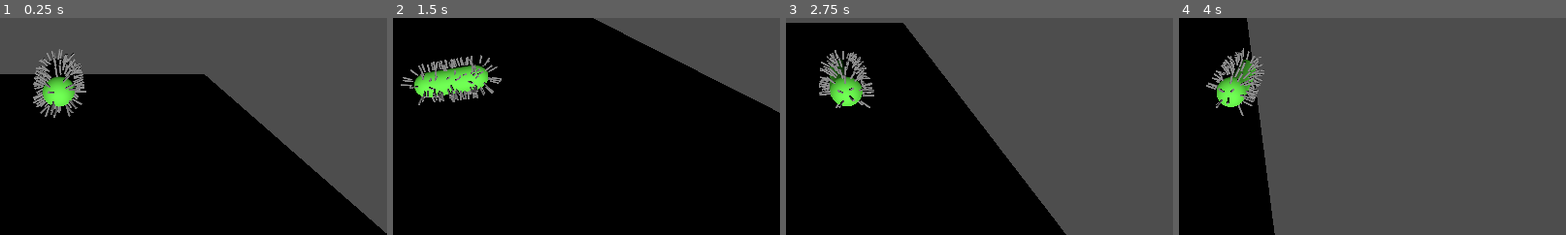
Above: before the commit, frames 1-4 (left to right).
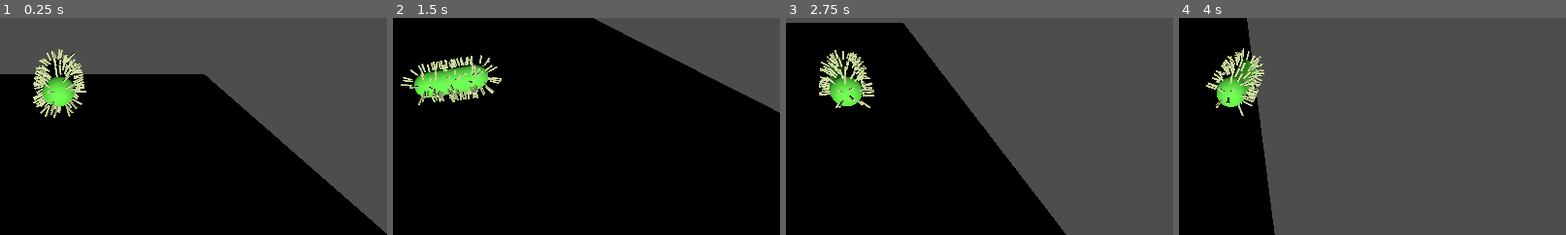
Above: after the commit, the same moments.

Repository: NR5P/bio-mission
Game: Godot game, scene res://main.tscn
Two runs of this game, one before a commit and one after it. Both use one fixed random seed, a clock stepped at 60 frames per second and the inputs below.
Inputs:
- Up to frame 1 (0.25 s): no input
- Up to frame 2 (1.5 s): hold D 0.53-1.28 s; hold Shift 0.53-1.28 s; tap Space at 0.77 s; hold S from 1.28 s (still down); tap Shift at 1.35 s
- Up to frame 3 (2.75 s): tap Space at 1.52 s; release S at 2.03 s; hold D from 2.03 s (still down); hold Shift from 2.03 s (still down)
- Up to frame 4 (4 s): release D at 2.78 s; release Shift at 2.78 s; hold W 2.78-3.53 s; tap Shift at 2.85 s; tap Space at 3.02, 3.77 s; hold A from 3.53 s (still down); hold Shift from 3.53 s (still down)
The pictures show only the part of the screen within x 42-92%, y 50-100%; the shares and areas given below are measured in that part.

The runs differ from the first frame. In frame 1, 1.6% of the frame differs, in the area x 8-23%, y 14-46%; in frame 2, 1.4%; in frame 3, 1.3%; in frame 4, 1.2%.

Commit message:
hairs color

Diff:
--- a/hairs.gd
+++ b/hairs.gd
@@ -1,31 +1,43 @@
 extends Node3D
 
-@export var hair_count := 140
-@export var hair_length := 0.30
-@export var hair_thickness := 0.03
+@export var hair_count: int = 140
+@export var hair_length: float = 0.30
+@export var hair_thickness: float = 0.03
 
 # Capsule body shape aligned along local Y (CapsuleMesh default)
-@export var body_radius := 0.45
-@export var body_half_length := 0.75  # half the straight middle section length (along Y)
+@export var body_radius: float = 0.45
+@export var body_half_length: float = 0.75
 
-@export var sway_speed := 4.0
-@export var sway_amount_deg := 15.0
+@export var sway_speed: float = 4.0
+@export var sway_amount_deg: float = 15.0
+
+# Hair color controls
+@export var hair_color: Color = Color(0.85, 0.92, 0.65, 1.0) # pale yellow-green
+@export var hair_roughness: float = 0.9
+@export var hair_specular: float = 0.05
 
 var pivots: Array[Node3D] = []
 var base_basis: Array[Basis] = []
 var sway_axes_local: Array[Vector3] = []
 var phases: Array[float] = []
 
-var t := 0.0
+var t: float = 0.0
+var hair_material: StandardMaterial3D
 
 func _ready() -> void:
+	# Create ONE shared material so we don't allocate 140+ materials
+	hair_material = StandardMaterial3D.new()
+	hair_material.albedo_color = hair_color
+	hair_material.roughness = hair_roughness
+	hair_material.specular = hair_specular
+
 	_build_hairs()
 
 func _process(delta: float) -> void:
 	t += delta * sway_speed
 	for i in pivots.size():
-		var ang := sin(t + phases[i]) * deg_to_rad(sway_amount_deg)
-		var wiggle := Basis(sway_axes_local[i], ang)
+		var ang: float = float(sin(t + phases[i])) * deg_to_rad(sway_amount_deg)
+		var wiggle: Basis = Basis(sway_axes_local[i], ang)
 		pivots[i].basis = base_basis[i] * wiggle
 
 func _build_hairs() -> void:
@@ -47,26 +59,22 @@
 		var pos: Vector3
 		var normal: Vector3
 
-		# More hairs on the cylinder than the caps
-		var use_cylinder := rng.randf() < 0.70
+		var use_cylinder: bool = rng.randf() < 0.70
 
 		if use_cylinder:
-			# Cylinder: y in [-half_length, +half_length]
-			var a := rng.randf_range(0.0, TAU)
-			var y := rng.randf_range(-body_half_length, body_half_length)
+			var a: float = rng.randf_range(0.0, TAU)
+			var y: float = rng.randf_range(-body_half_length, body_half_length)
 
 			pos = Vector3(cos(a) * body_radius, y, sin(a) * body_radius)
 			normal = Vector3(cos(a), 0.0, sin(a)).normalized()
 		else:
-			# Caps on ±Y
-			var cap_sign := -1.0 if rng.randf() < 0.5 else 1.0
+			var cap_sign: float = -1.0 if rng.randf() < 0.5 else 1.0
 			var cap_center := Vector3(0.0, cap_sign * body_half_length, 0.0)
 
-			# Random direction on sphere, force to correct hemisphere (±Y)
-			var u := rng.randf()
-			var v := rng.randf()
-			var theta := TAU * u
-			var phi := acos(2.0 * v - 1.0)
+			var u: float = rng.randf()
+			var v: float = rng.randf()
+			var theta: float = TAU * u
+			var phi: float = acos(2.0 * v - 1.0)
 
 			var d := Vector3(
 				sin(phi) * cos(theta),
@@ -104,11 +112,14 @@
 		cyl.height = hair_length
 		hair.mesh = cyl
 
+		# Apply shared material (color!)
+		hair.material_override = hair_material
+
 		# Extend outward from surface
 		hair.position = Vector3(0.0, hair_length * 0.5, 0.0)
 		pivot.add_child(hair)
 
 		# Wiggle axis perpendicular to local +Y (mix of local X/Z)
-		var r := rng.randf_range(0.0, TAU)
+		var r: float = rng.randf_range(0.0, TAU)
 		sway_axes_local.append((Vector3.RIGHT * cos(r) + Vector3.FORWARD * sin(r)).normalized())
 		phases.append(rng.randf_range(0.0, TAU))
